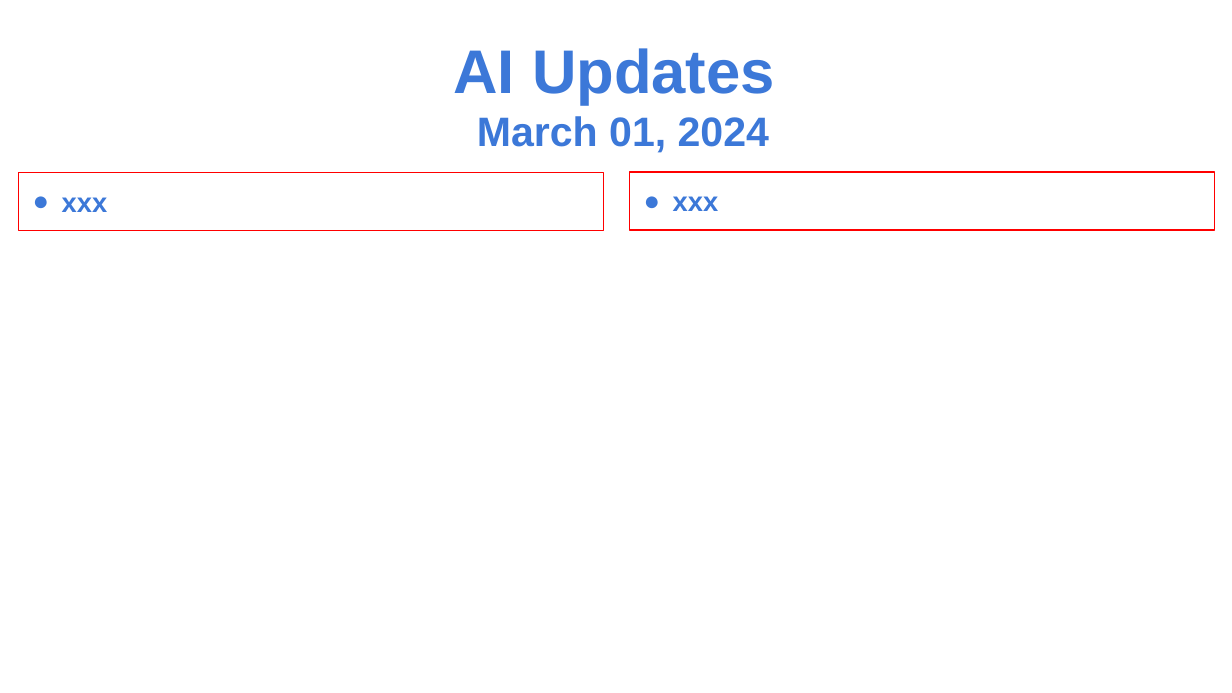
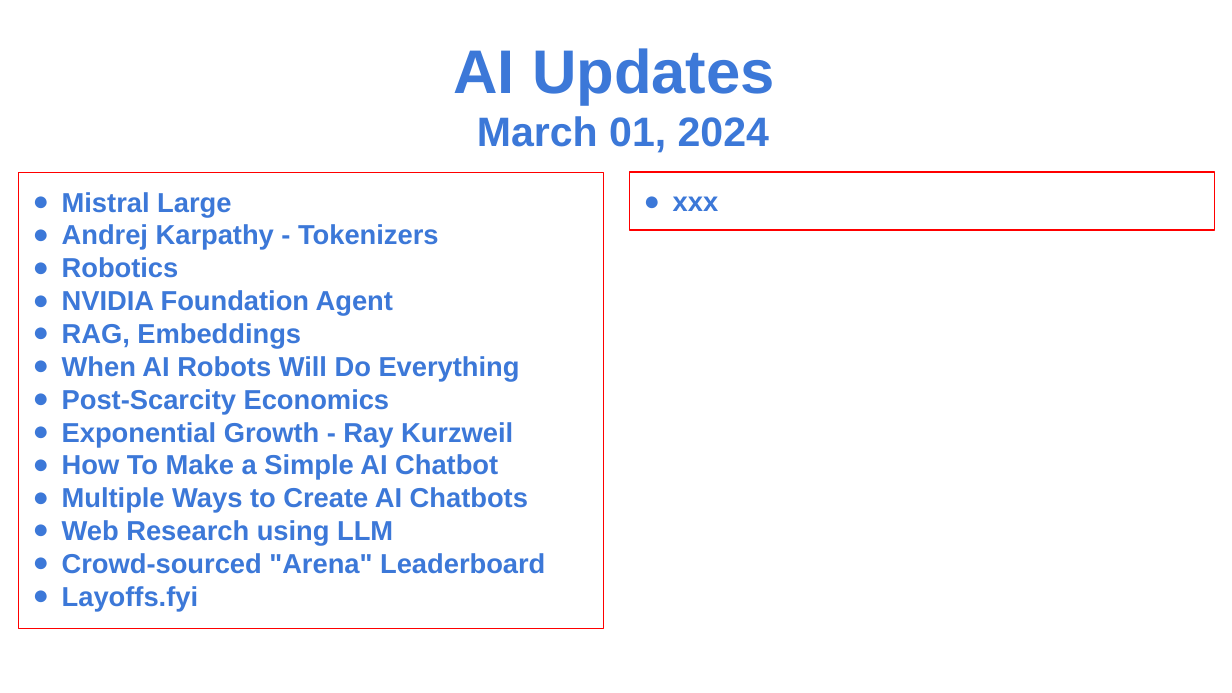
Before and after one commit to lselector/seminar, a slide deck: slide 1 of 2024/2024-03-01-AI-Updates.pptx. Drawn at 1232x693 pixels with LibreOffice and Linux fonts; fonts in the diff are those of the drawing. Boxes give left, top, right and bottom in pixels: in the first picture for what was removed or moved away, otherwise in the second. Text is boxed around its words. In the diff, an @@ line names an element or a change of style, - is before the commit and + after.

```diff
--- a/2024/2024-03-01-AI-Updates.pptx
+++ b/2024/2024-03-01-AI-Updates.pptx
@@ rectangle removed at <box>18,172,604,230</box> @@
-● xxx
@@ rectangle added at <box>18,172,604,628</box>, outline #FF0000 0.75 pt, 16 pt, text #3C78D8, bold @@
+● Mistral Large
+● Andrej Karpathy - Tokenizers
+● Robotics
+● NVIDIA Foundation Agent
+● RAG, Embeddings
+● When AI Robots Will Do Everything
+● Post-Scarcity Economics
+● Exponential Growth - Ray Kurzweil
+● How To Make a Simple AI Chatbot
+● Multiple Ways to Create AI Chatbots
+● Web Research using LLM
+● Crowd-sourced "Arena" Leaderboard
+● Layoffs.fyi
```
Also in this commit, not shown: 5 other slides changed, 4 slides added, 1 slide removed.
